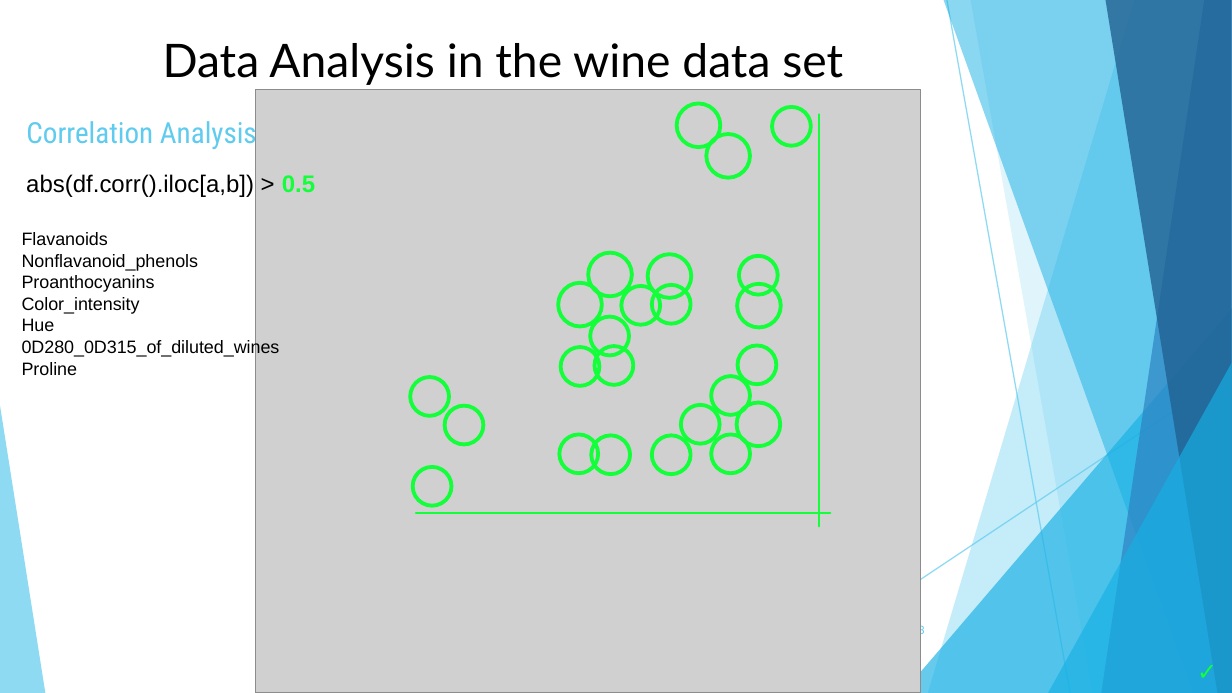
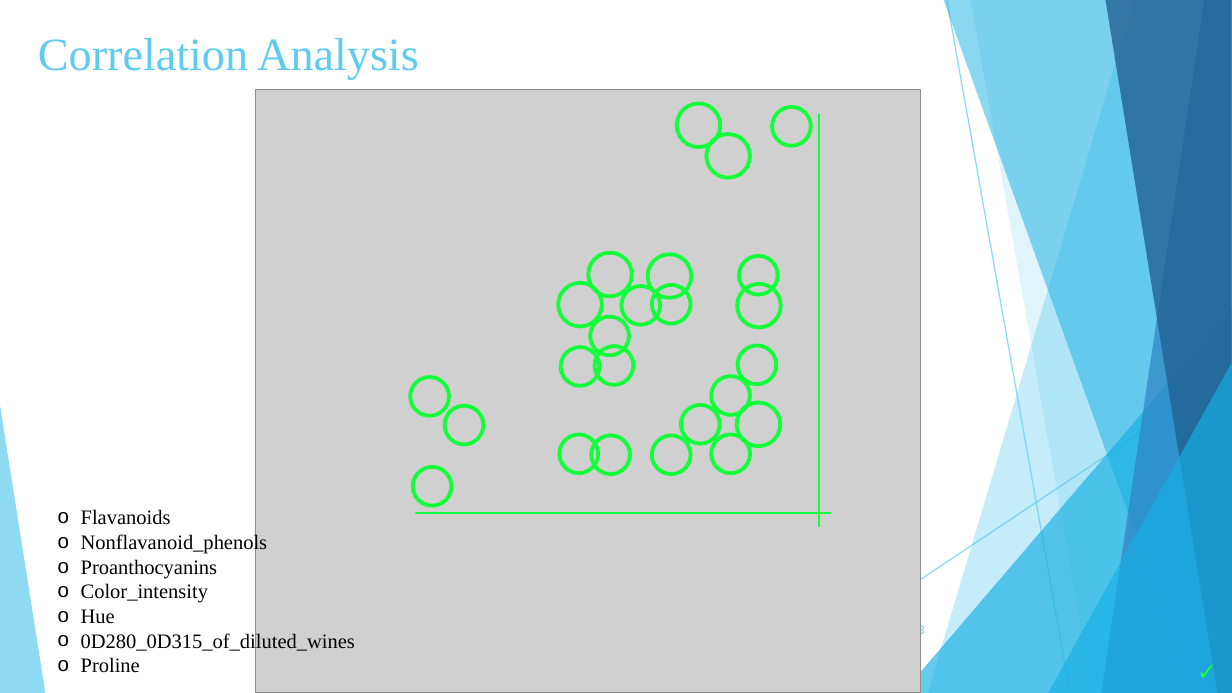
Before and after one commit to zoekelepiri/WineDataPrediction, a slide deck: slide 23 of Wine Data Set (2).pptx. Drawn at 1232x693 pixels with LibreOffice and Linux fonts; fonts in the diff are those of the drawing; grey boxes stand for pictures. Boxes give left, top, right and bottom in pixels: in the first picture for what was removed or moved away, otherwise in the second. Text is boxed around its words. In the diff, an @@ line names an element or a change of style, - is before the commit and + after.

```diff
--- a/Wine Data Set (2).pptx
+++ b/Wine Data Set (2).pptx
@@ title "Correlation Analysis": place and size @@
-title "Correlation Analysis" at [26, 116, 257, 150]
+title "Correlation Analysis" at [38, 38, 419, 79]
@@ title "Correlation Analysis" at [38, 38, 419, 79]: size 17 to 27 pt, font Roboto Condensed to Times New Roman; vertical alignment middle to top @@
@@ title removed at [163, 43, 843, 85] @@
-Data Analysis in the wine data set
@@ text removed at [26, 174, 315, 197] @@
-abs(df.corr().iloc[a,b]) > 0.5
@@ text "Flavanoids": place and size @@
-text "Flavanoids" at [22, 232, 280, 375]
+text "Flavanoids" at [81, 509, 355, 673]
@@ text "Flavanoids" at [81, 509, 355, 673]: size 10.5 to 12 pt, font Arial to Times New Roman; bullet none to o @@
```
Also in this commit, not shown: 7 other slides changed, 7 slides added, 6 slides removed.
